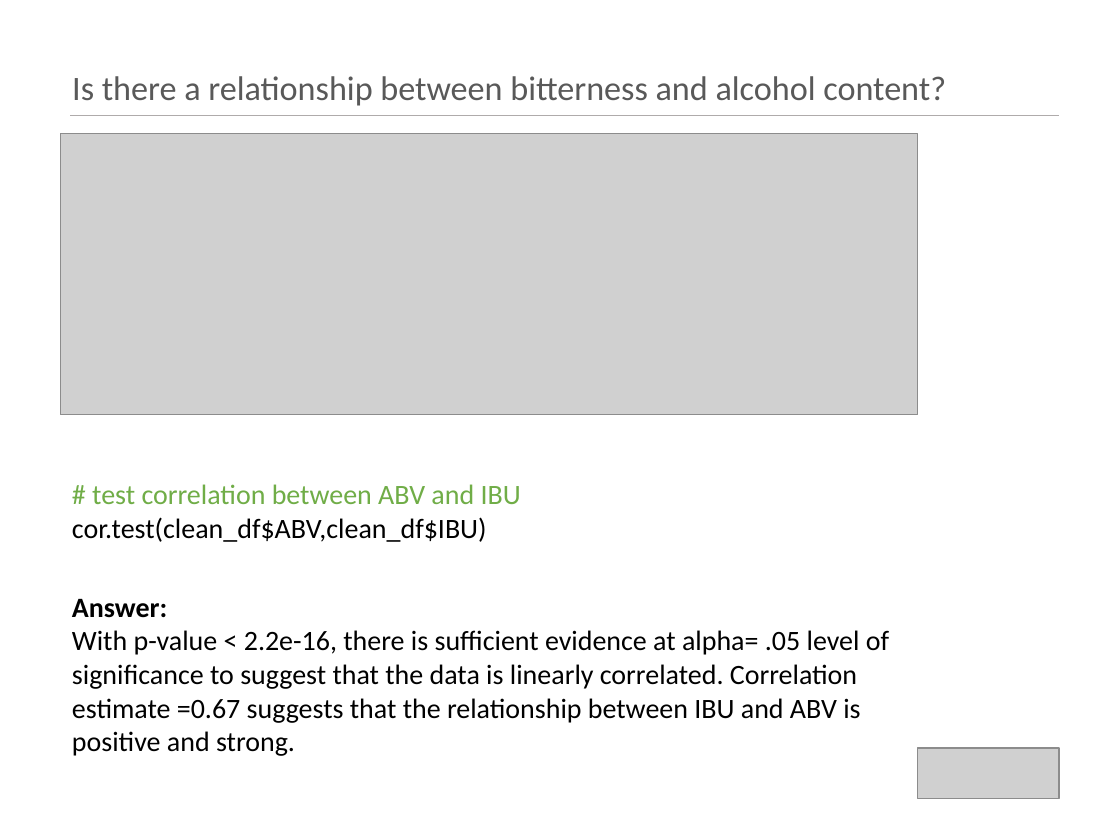
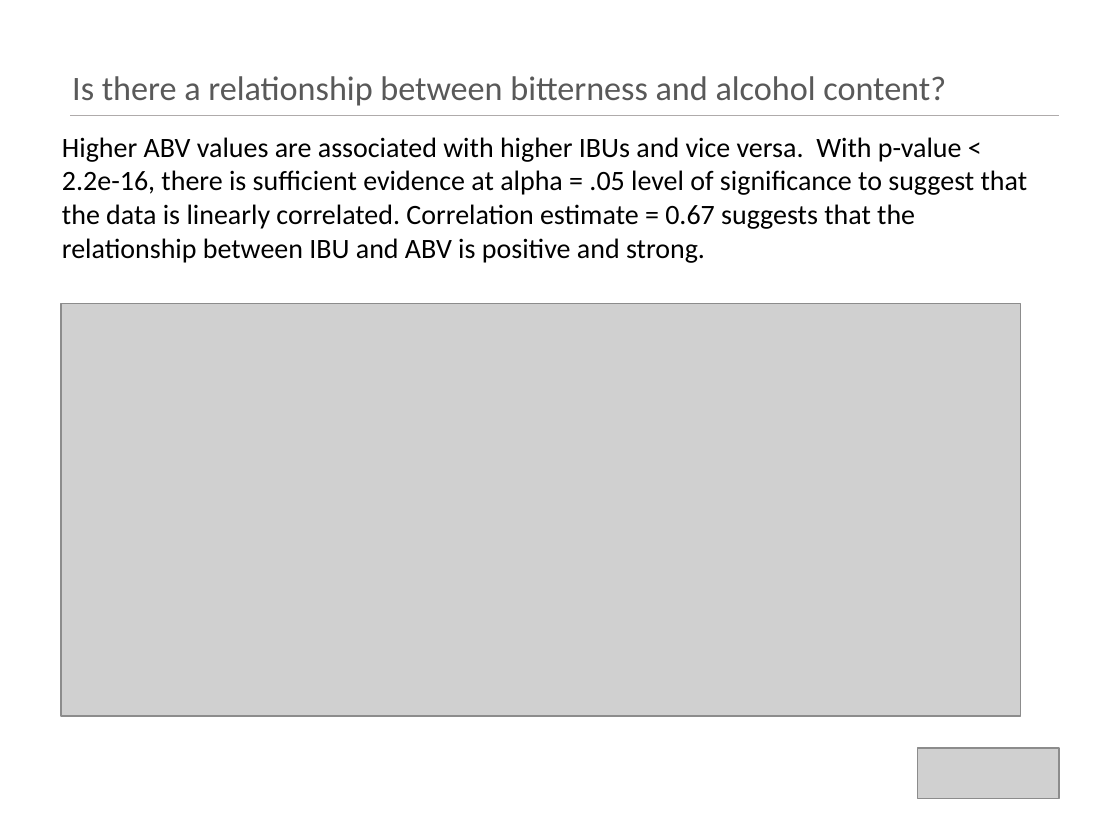
Before and after one commit to kristxh/6306-CaseStudy1-Beer, a slide deck: slide 8 of case_study_1_budweiser.pptx (slide 15 before the commit). Drawn at 1120x840 pixels with LibreOffice and Linux fonts; fonts in the diff are those of the drawing; grey boxes stand for pictures. Boxes give left, top, right and bottom in pixels: in the first picture for what was removed or moved away, otherwise in the second. Text is boxed around its words. In the diff, an @@ line names an element or a change of style, - is before the commit and + after.

```diff
--- a/case_study_1_budweiser.pptx
+++ b/case_study_1_budweiser.pptx
@@ picture removed at [60,133,918,414] @@
@@ text at [62,137,1028,263]: text changed @@
-Answer:
-With p-value < 2.2e-16, there is sufficient evidence at alpha= .05 level of significance to suggest that the data is linearly correlated. Correlation estimate =0.67 suggests that the relationship between IBU and ABV is positive and strong.
+Higher ABV values are associated with higher IBUs and vice versa. With p-value < 2.2e-16, there is sufficient evidence at alpha = .05 level of significance to suggest that the data is linearly correlated. Correlation estimate = 0.67 suggests that the relationship between IBU and ABV is positive and strong.
@@ picture added at [60,304,1020,717] @@
@@ text removed at [72,484,521,542] @@
-# test correlation between ABV and IBU
-cor.test(clean_df$ABV,clean_df$IBU)
```
Also in this commit, not shown: 12 other slides changed, 9 slides removed.
